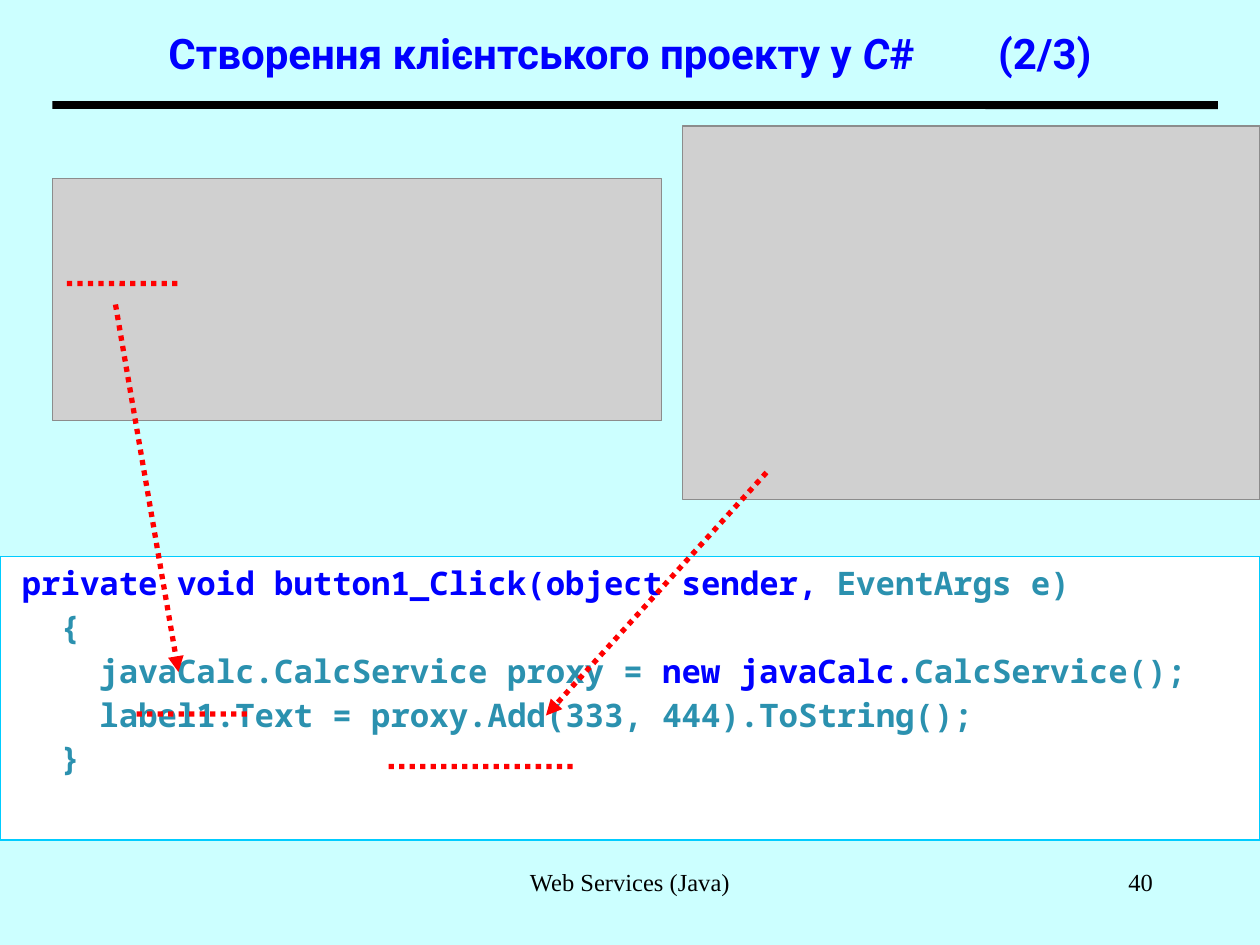
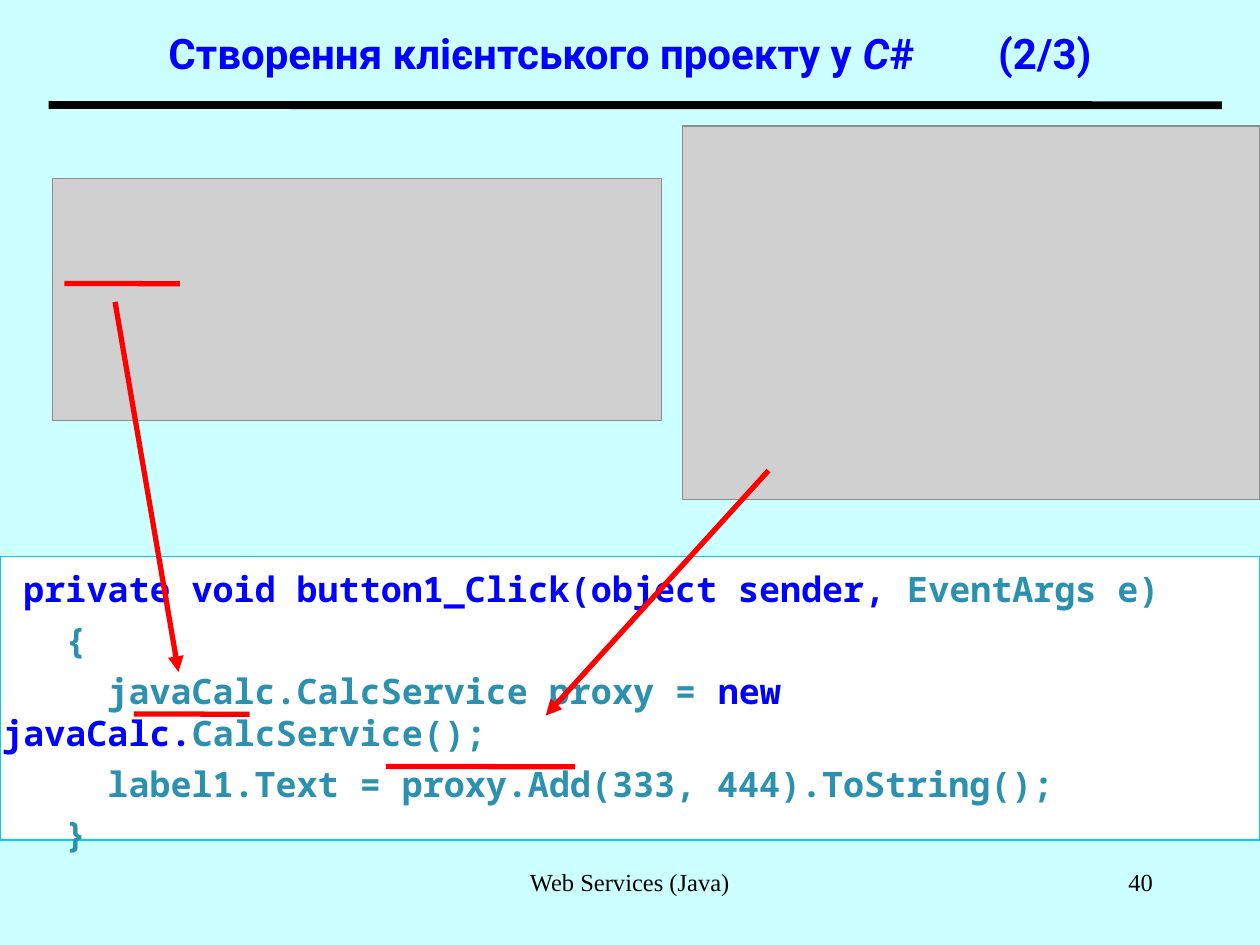
Before and after one commit to magistrs2016/magistrs2016.github.io, a slide deck: slide 40 of it/it_demo05/W27_WebServices_Java_(50)_2016.ppt. Drawn at 1260x945 pixels with LibreOffice and Linux fonts; fonts in the diff are those of the drawing; grey boxes stand for pictures. Boxes give left, top, right and bottom in pixels: in the first picture for what was removed or moved away, otherwise in the second. Text is boxed around its words. In the diff, an @@ line names an element or a change of style, - is before the commit and + after.

```diff
--- a/it/it_demo05/W27_WebServices_Java_(50)_2016.ppt
+++ b/it/it_demo05/W27_WebServices_Java_(50)_2016.ppt
@@ line (67, 284) - (183, 284): stroke #FF0000 3 pt dashed to #FF0000 3 pt @@
@@ arrow (116, 305) - (179, 672): stroke #FF0000 3 pt dashed to #FF0000 3 pt @@
@@ arrow (767, 472) - (546, 716): stroke #FF0000 3 pt dashed to #FF0000 3 pt @@
@@ rectangle "private void button1_Click(object sender, EventArgs ..." at box(0, 557, 1260, 840): size 18.5 to 20 pt; line spacing 0.9 to 1 @@
@@ line (136, 714) - (252, 714): stroke #FF0000 3 pt dashed to #FF0000 3 pt @@
@@ line (388, 766) - (577, 767): stroke #FF0000 3 pt dashed to #FF0000 3 pt @@
```
Also in this commit, not shown: 16 other slides changed, 9 other files.
